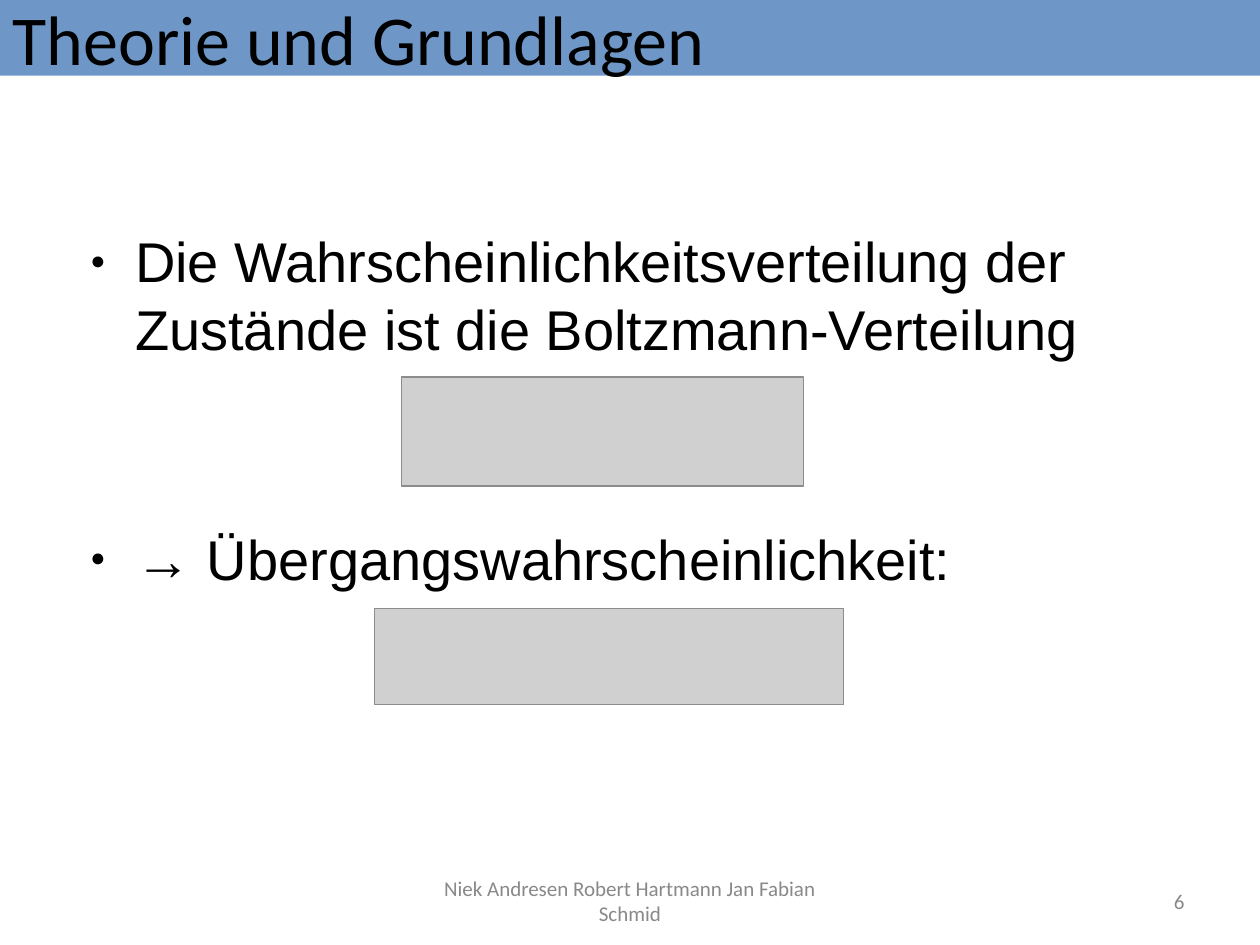
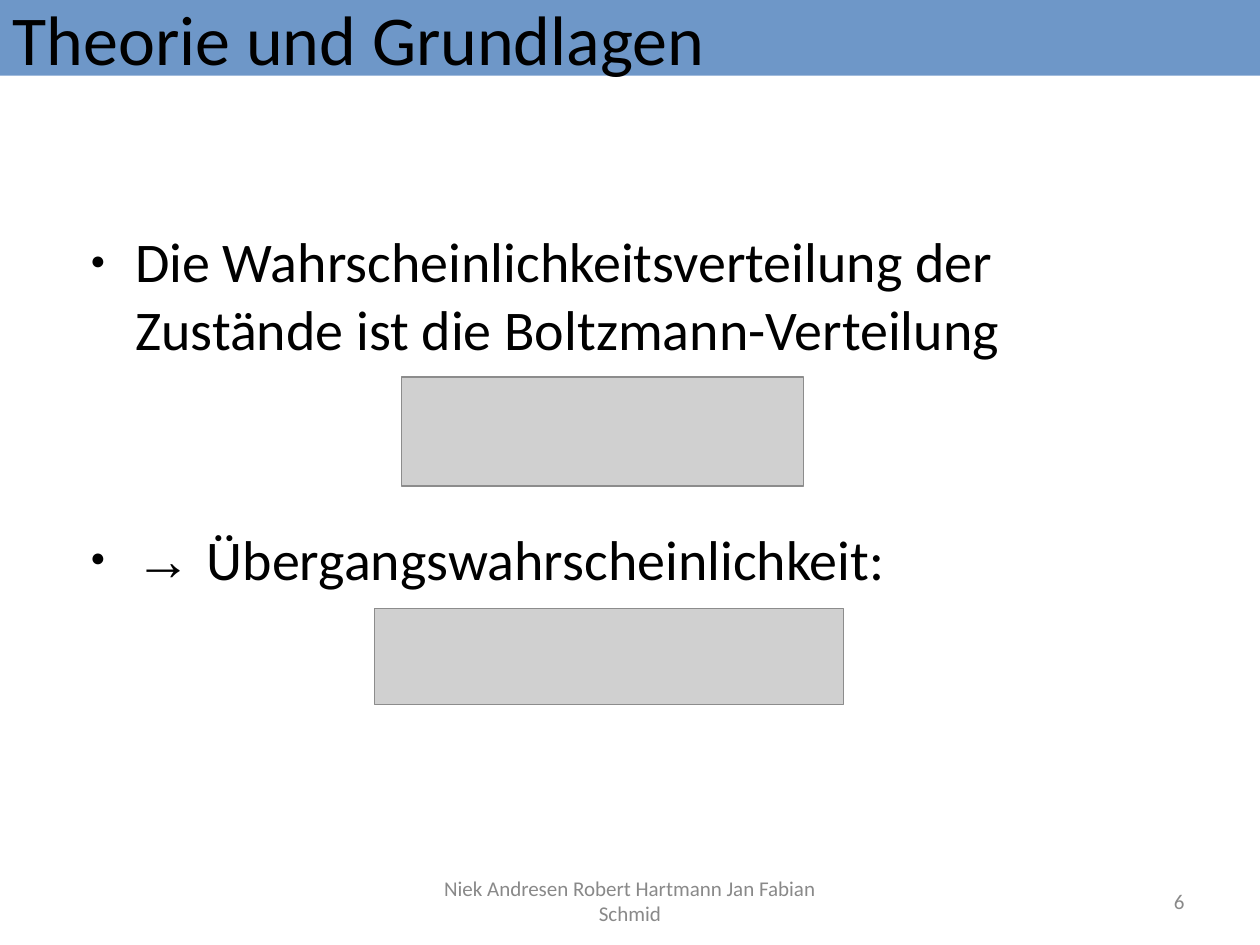
Before and after one commit to Fabse92/ising, a slide deck: slide 6 of Ausarbeitung/Phasenübergange des Ising Modells.odp. Drawn at 1260x945 pixels with LibreOffice and Linux fonts; fonts in the diff are those of the drawing; grey boxes stand for pictures. Boxes give left, top, right and bottom in pixels: in the first picture for what was removed or moved away, otherwise in the second. Text is boxed around its words. In the diff, an @@ line names an element or a change of style, - is before the commit and + after.

```diff
--- a/Ausarbeitung/Phasenübergange des Ising Modells.odp
+++ b/Ausarbeitung/Phasenübergange des Ising Modells.odp
@@ text "Die Wahrscheinlichkeitsverteilung der Zustände ist ..." at box(135, 243, 998, 360): font Arial to Calibri @@
@@ text "→ Übergangswahrscheinlichkeit:" at box(207, 535, 885, 590): font Arial to Calibri @@
```
Also in this commit, not shown: 13 other slides changed, 2 other files.
